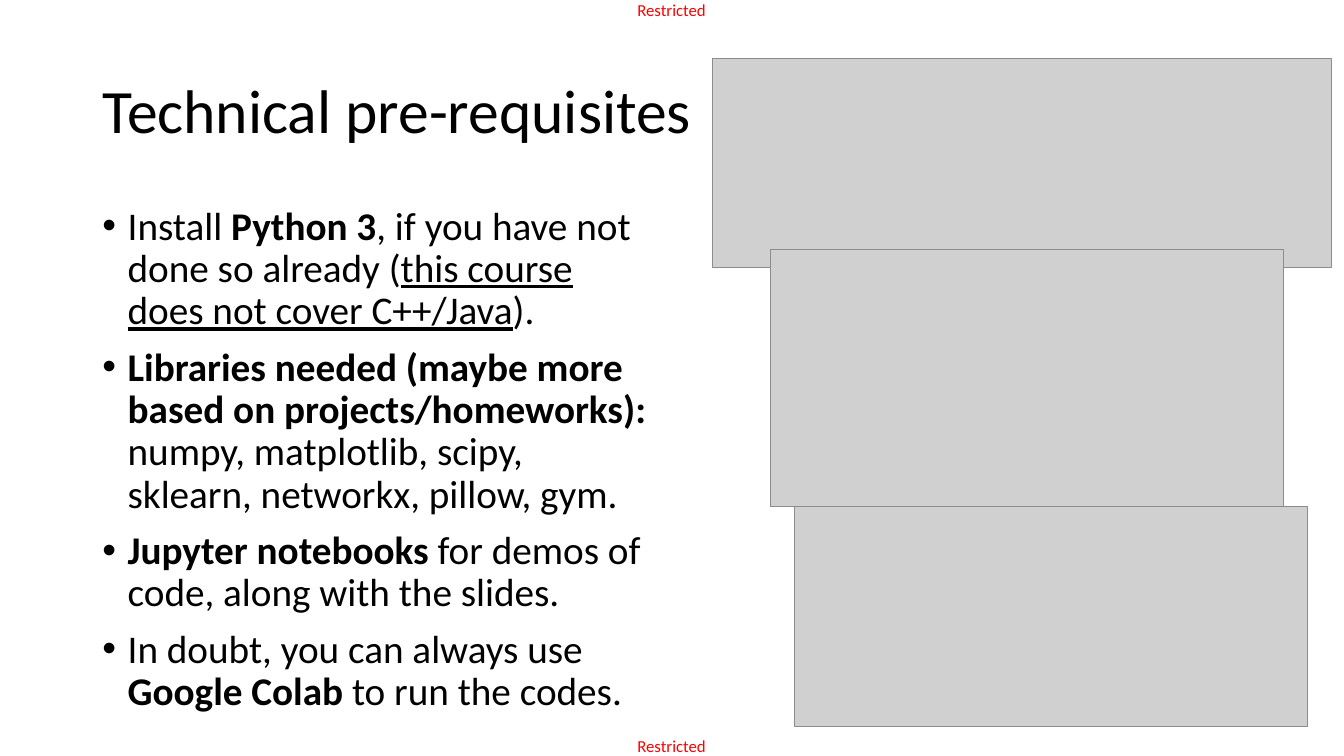
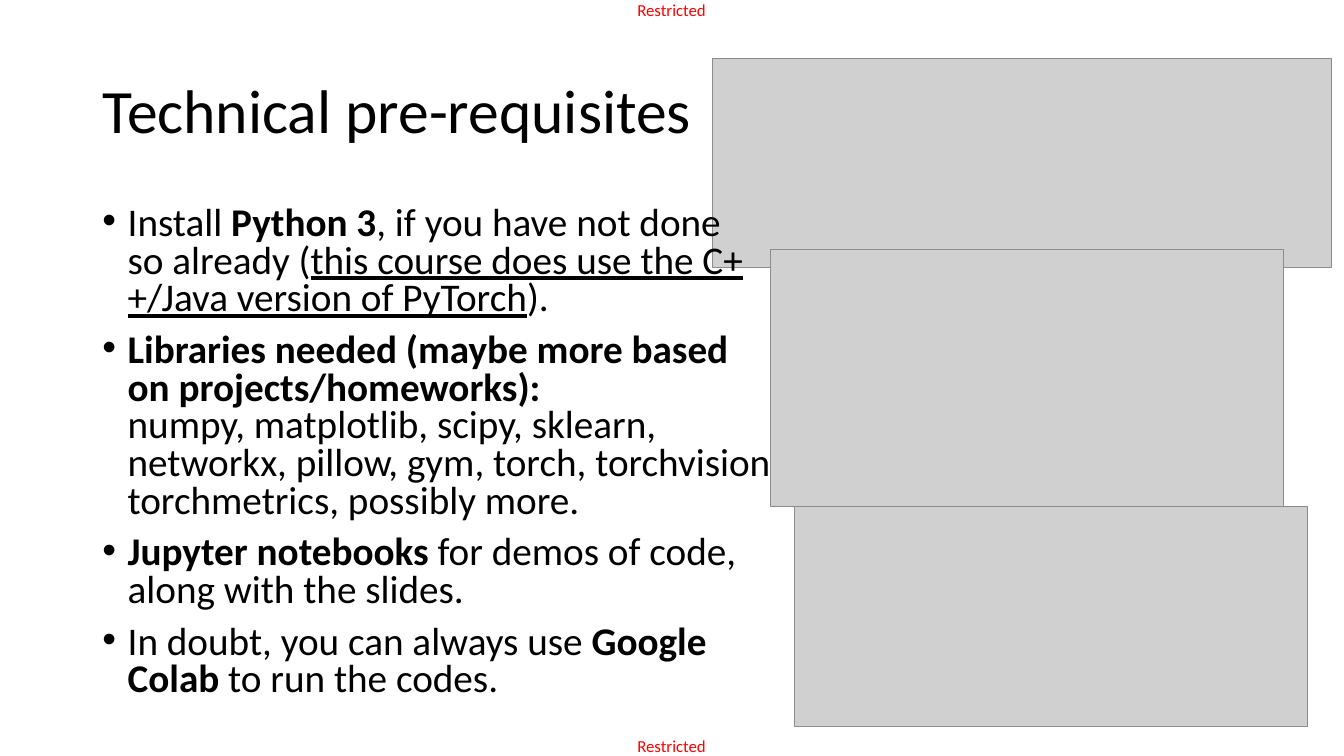
Before and after one commit to matthieudemari/SUTD_DL_50_039, a slide deck: slide 20 of W1/1. W1S1 final/W1S1.pptx. Drawn at 1344x756 pixels with LibreOffice and Linux fonts; fonts in the diff are those of the drawing; grey boxes stand for pictures. Boxes give left, top, right and bottom in pixels: in the first picture for what was removed or moved away, otherwise in the second. Text is boxed around its words. In the diff, an @@ line names an element or a change of style, - is before the commit and + after.

```diff
--- a/W1/1. W1S1 final/W1S1.pptx
+++ b/W1/1. W1S1 final/W1S1.pptx
@@ text at bbox=[128, 203, 780, 521]: text changed @@
-• Install Python 3, if you have not done so already (this course does not cover C++/Java).
-• Libraries needed (maybe more based on projects/homeworks): numpy, matplotlib, scipy, sklearn, networkx, pillow, gym.
+• Install Python 3, if you have not done
+  so already (this course does use the C++/Java version of PyTorch).
+• Libraries needed (maybe more based
+  on projects/homeworks):
+  numpy, matplotlib, scipy, sklearn, networkx, pillow, gym, torch, torchvision, torchmetrics, possibly more.
@@ text at bbox=[128, 537, 736, 693]: line spacing 0.9 to 0.8 @@
```
Also in this commit, not shown: 22 other slides changed, 7 other files.
